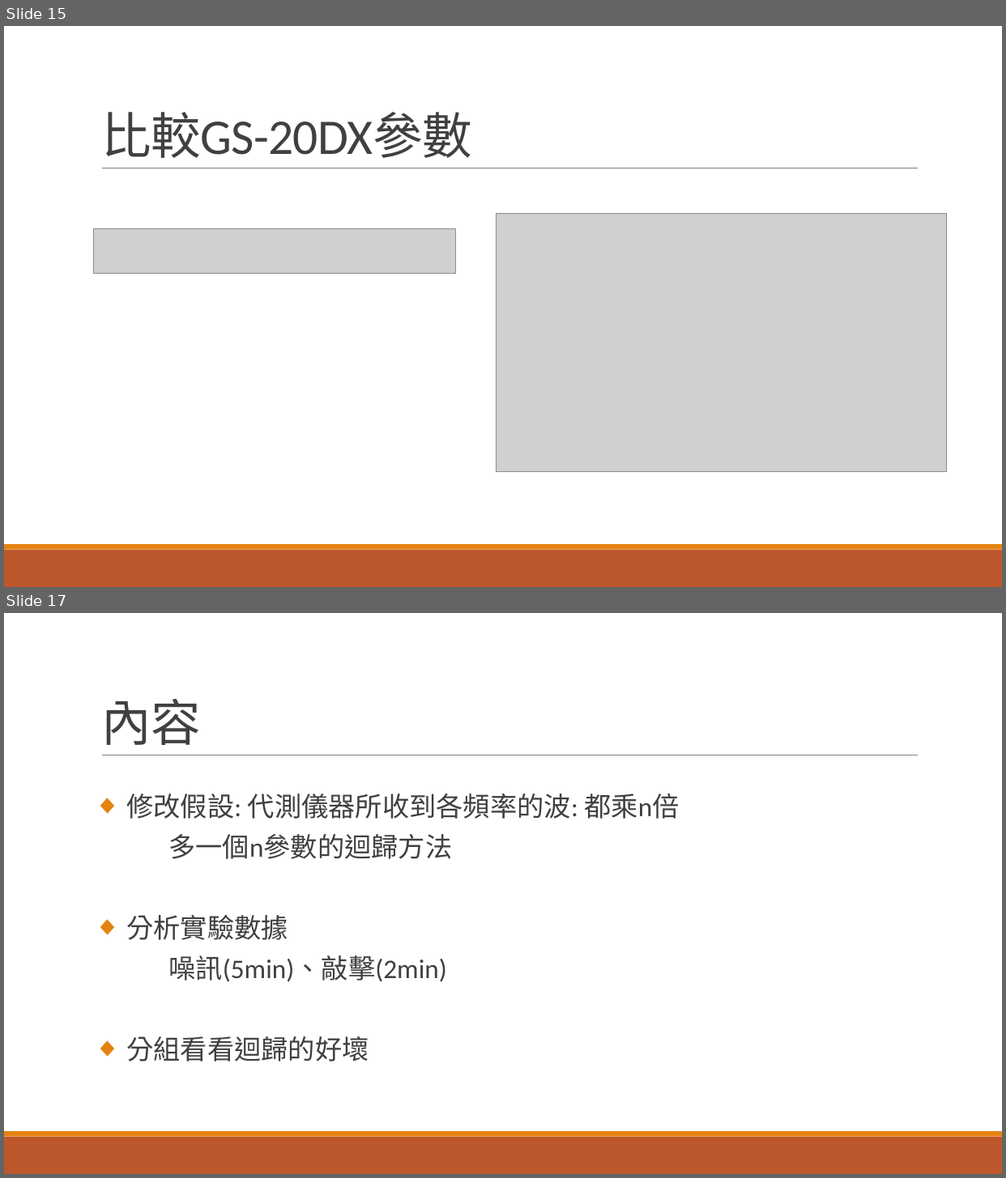
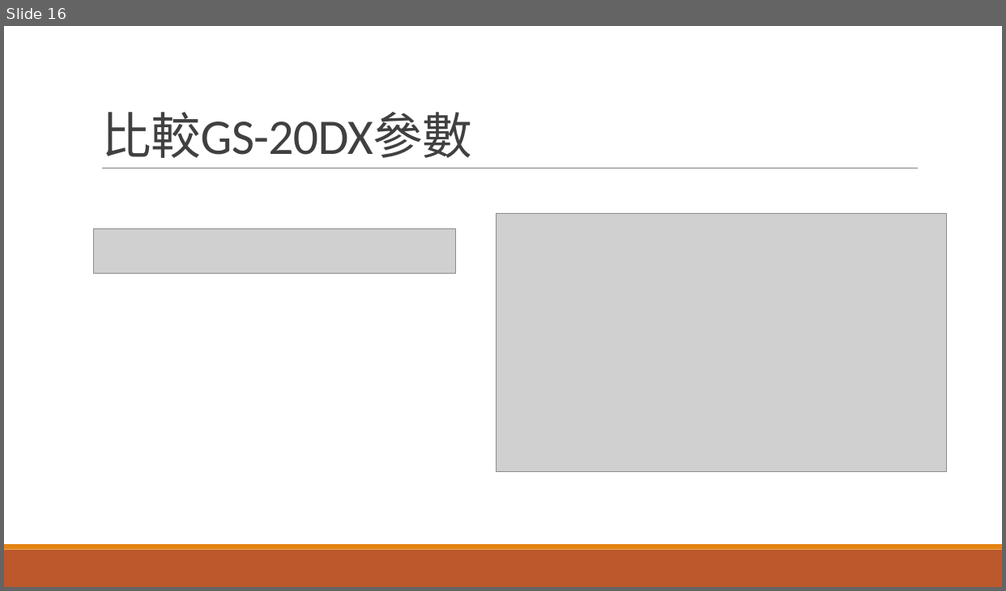
Before and after one commit to r889165/BackUpThesis, a slide deck: Geophone_Calibration/地聲儀求參數.pptx. Shown one above the other, each under a label of ours: slides 15 and 17 before the commit, slide 16 after it; the slides between them are not shown. The pictures are 1006x1178 and 1006x591 pixels, drawn with LibreOffice and Linux fonts; fonts in the diff are those of the drawing; grey boxes stand for pictures. Boxes give left, top, right and bottom in pixels: in the first picture for what was removed or moved away, otherwise in the second. Text is boxed around its words. In the diff, an @@ line names an element or a change of style, - is before the commit and + after.

```diff
--- a/Geophone_Calibration/地聲儀求參數.pptx
+++ b/Geophone_Calibration/地聲儀求參數.pptx
@@ slide 17 removed at [4, 613, 1002, 1174], background #FFFFFF; not listed: 3 template elements that a slide beside it also shows @@
@@ title removed at [101, 699, 200, 745] @@
-內容
@@ text removed at [126, 794, 679, 1062] @@
-◆ 修改假設: 代測儀器所收到各頻率的波: 都乘n倍
-多一個n參數的迴歸方法
-◆ 分析實驗數據
-噪訊(5min)、敲擊(2min)
-◆ 分組看看迴歸的好壞
@@ what was slide 15 is now slide 16 @@
```
Also in this commit, not shown: 1 slide changed, 1 slide added, 14 other slides removed, 49 other files.
